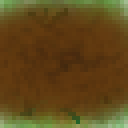
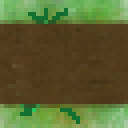
Layered file, before and after one edit (128×128). Changes by layer:
added layer "thicc" above "grass0.png" over [0,8,128,116]
renamed "mud1.png" to "grass0.png", painted on it over [0,0,128,128]
